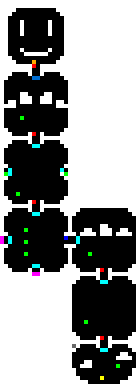
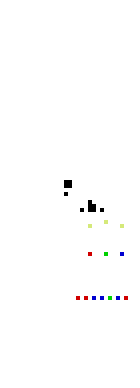
Two versions of the same layered image (140 x 388). Layer-by-layer changes:
added layer "additional" above "connect" over [64, 180, 128, 300]
hid "obj", painted on it over [0, 8, 136, 384]
hid "level", painted on it over [0, 8, 136, 384]
hid "Background" over [0, 8, 136, 384]
